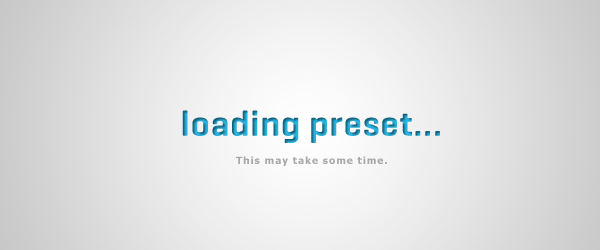
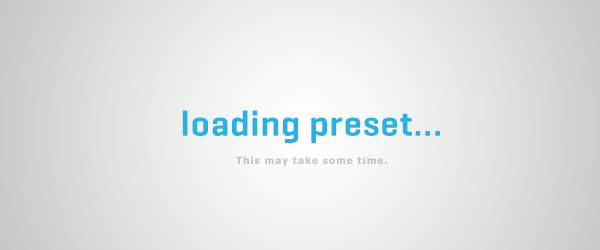
Before/after of a 600 x 250 layered artwork. What changed in the layer stack:
pixels changed over [182, 110, 440, 166] (layer not identified)
